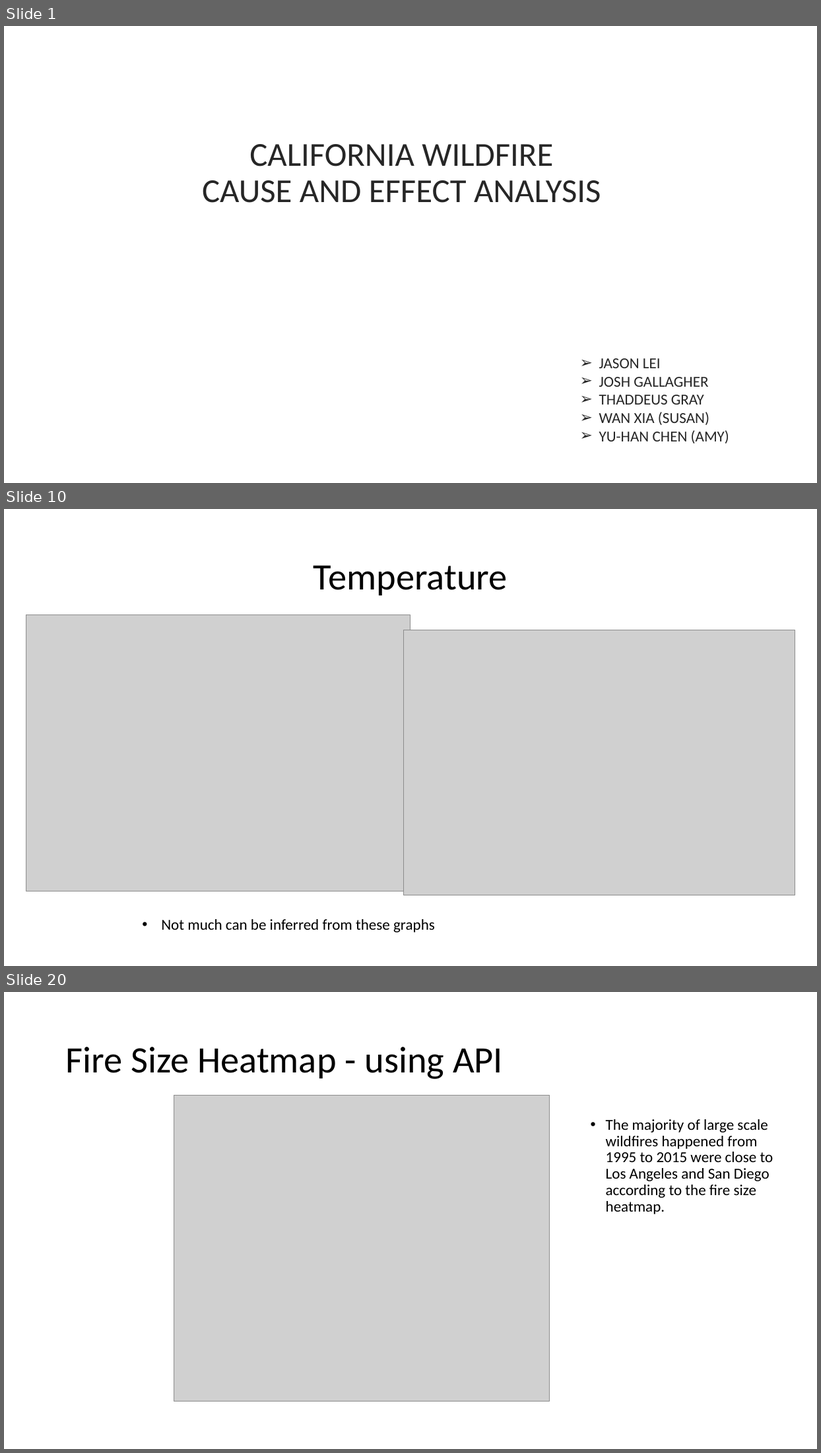
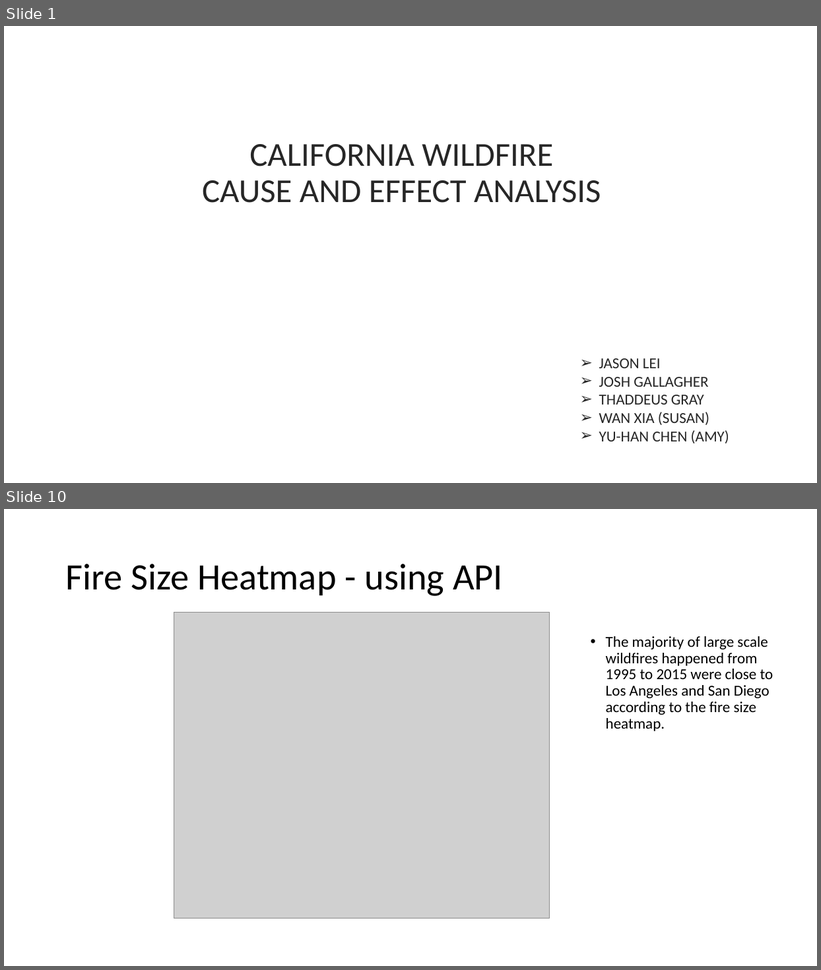
Before and after one commit to susanwxia/ProjectOne, a slide deck: PPT/project01_wanxia.pptx. Shown one above the other, each under a label of ours: slides 1, 10 and 20 before the commit, slides 1 and 10 after it; the slides between them are not shown. The pictures are 821x1453 and 821x970 pixels, drawn with LibreOffice and Linux fonts; fonts in the diff are those of the drawing; grey boxes stand for pictures; background and template pictures are left out. Boxes give left, top, right and bottom in pixels: in the first picture for what was removed or moved away, otherwise in the second. Text is boxed around its words. In the diff, an @@ line names an element or a change of style, - is before the commit and + after.

```diff
--- a/PPT/project01_wanxia.pptx
+++ b/PPT/project01_wanxia.pptx
@@ slide 10 removed at (4,509,817,966), background picture (left out) @@
@@ title removed at (314,565,508,595) @@
-Temperature
@@ picture removed at (26,615,411,891) @@
@@ picture removed at (404,630,795,895) @@
@@ text removed at (161,920,435,933) @@
-• Not much can be inferred from these graphs
@@ what was slide 20 is now slide 10 @@
```
Also in this commit, not shown: 3 slides changed, 6 slides added, 16 other slides removed.
